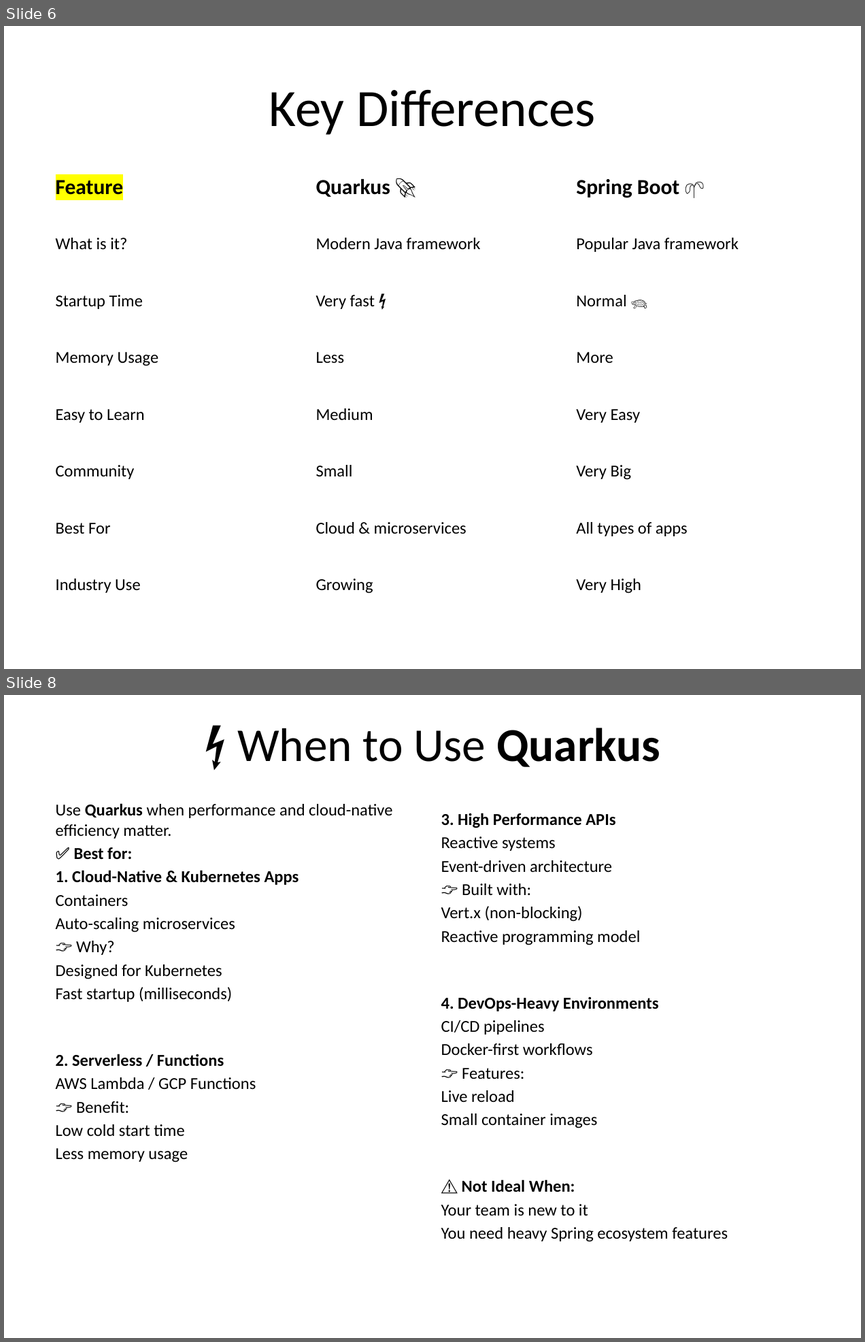
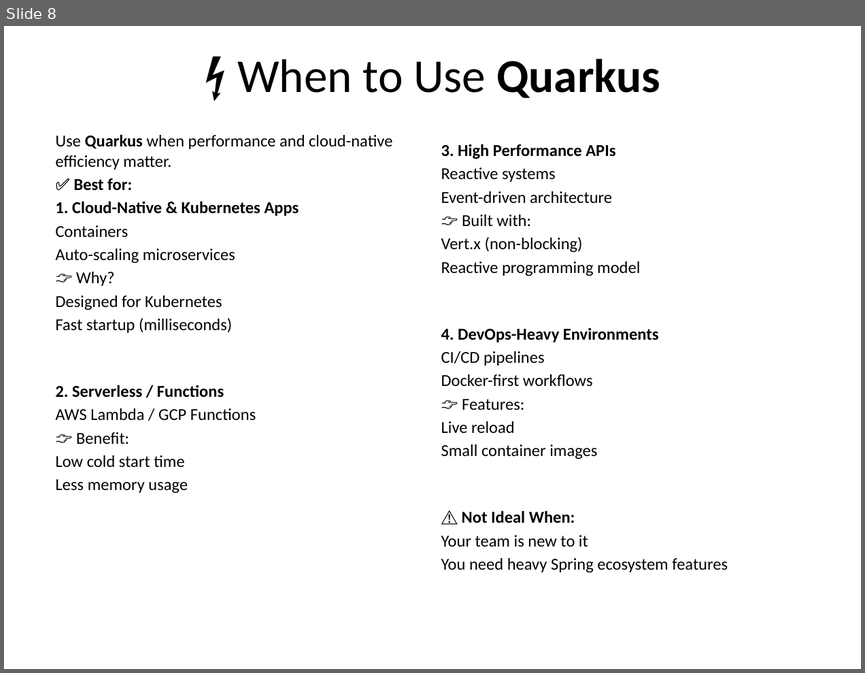
Before and after one commit to NarenJavaHelpLine/Java-Training-For-Interview, a slide deck: SPRING BOOT/Quarkus_vs_SpringBoot.pptx. Shown one above the other, each under a label of ours: slides 6 and 8 before the commit, slide 8 after it; the slides between them are not shown. The pictures are 865x1342 and 865x673 pixels, drawn with LibreOffice and Linux fonts; fonts in the diff are those of the drawing. Boxes give left, top, right and bottom in pixels: in the first picture for what was removed or moved away, otherwise in the second. Text is boxed around its words. In the diff, an @@ line names an element or a change of style, - is before the commit and + after.

```diff
--- a/SPRING BOOT/Quarkus_vs_SpringBoot.pptx
+++ b/SPRING BOOT/Quarkus_vs_SpringBoot.pptx
@@ slide 6 removed at <box>4,26,861,669</box>, background #FFFFFF @@
@@ title removed at <box>269,89,596,135</box> @@
-Key Differences
@@ table removed at <box>47,159,828,613</box>, 8 rows, 3 columns @@
-Feature | Quarkus 🚀 | Spring Boot 🌱
-What is it? | Modern Java framework | Popular Java framework
-Startup Time | Very fast ⚡ | Normal 🐢
-Memory Usage | Less | More
-Easy to Learn | Medium | Very Easy
-Community | Small | Very Big
-Best For | Cloud & microservices | All types of apps
-Industry Use | Growing | Very High
```
Also in this commit, not shown: 6 slides changed, 3 slides added, 2 other slides removed.
